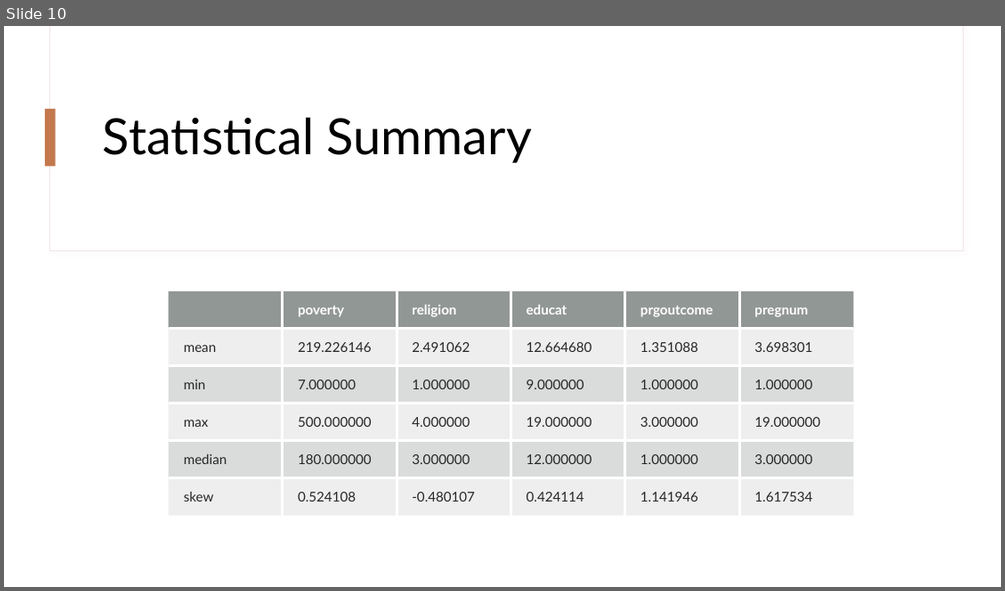
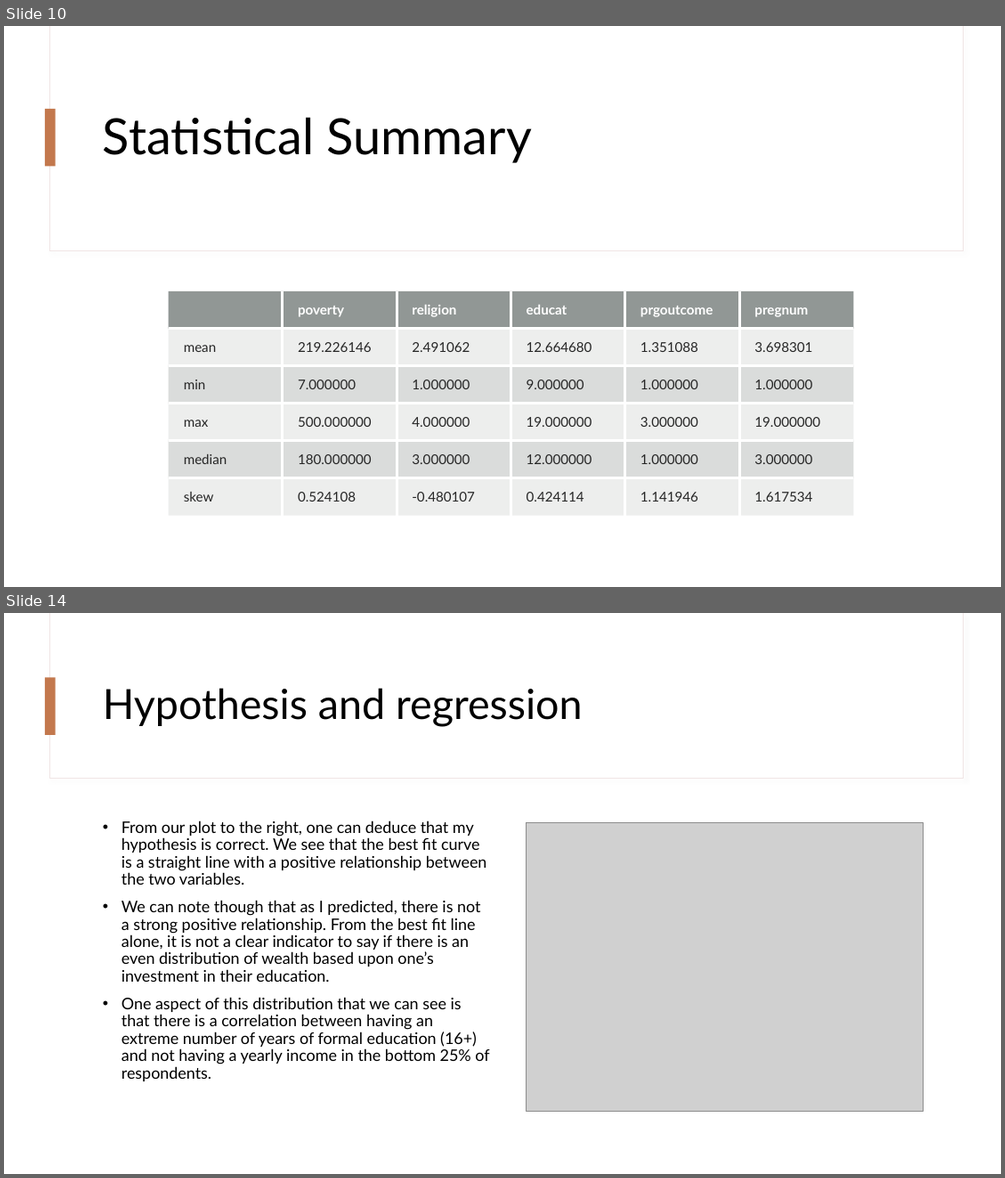
Before and after one commit to myerscody16/DSC530FinalProject, a slide deck: DSC530 Final Project.pptx. Shown one above the other, each under a label of ours: slide 10 before the commit, slides 10 and 14 after it; the slides between them are not shown. The pictures are 1005x591 and 1005x1178 pixels, drawn with LibreOffice and Linux fonts; fonts in the diff are those of the drawing; grey boxes stand for pictures. Boxes give left, top, right and bottom in pixels: in the first picture for what was removed or moved away, otherwise in the second. Text is boxed around its words. In the diff, an @@ line names an element or a change of style, - is before the commit and + after.

```diff
--- a/DSC530 Final Project.pptx
+++ b/DSC530 Final Project.pptx
@@ slide 14 added at (4, 613, 1001, 1174), background #FFFFFF; not listed: 2 template elements that a slide beside it also shows @@
@@ rectangle added at (45, 677, 56, 735), fill #C3784D @@
@@ title added at (103, 688, 582, 727), 40 pt, text #000000 @@
+Hypothesis and regression
@@ text added at (121, 820, 489, 1081), 15.4 pt, text #000000 @@
+• From our plot to the right, one can deduce that my hypothesis is correct. We see that the best fit curve is a straight line with a positive relationship between the two variables.
+• We can note though that as I predicted, there is not a strong positive relationship. From the best fit line alone, it is not a clear indicator to say if there is an even distribution of wealth based upon one’s investment in their education.
+• One aspect of this distribution that we can see is that there is a correlation between having an extreme number of years of formal education (16+) and not having a yearly income in the bottom 25% of respondents.
@@ picture added at (526, 822, 923, 1111) @@
```
Also in this commit, not shown: 1 slide changed, 2 other slides added.
